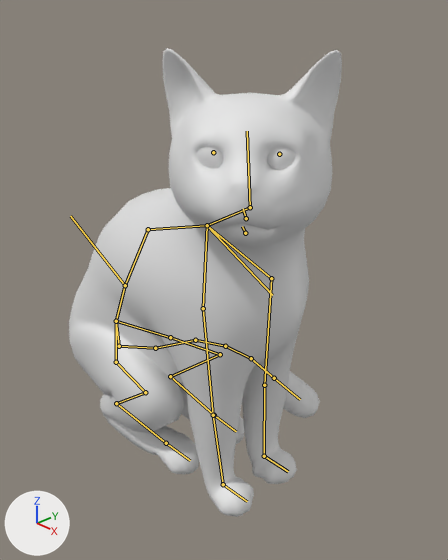
What one commit did to the Blender file blend/Cat/Cat.blend.
Before and after are seen from a 50 mm camera at (0.412, -0.319, 0.414) aimed at (0.037, 0.038, 0.17). Arrows for +X, +Y and +Z are at lower left; the lights stay in place. Both versions are drawn at frame 725 of the action 'Cat_sitting_idle'; the numbers are the values there. The bones that bend it are drawn over the model as lines.

Names of what the first picture shows: 'Cat_low', 'Eye.L', 'Eye.R'.
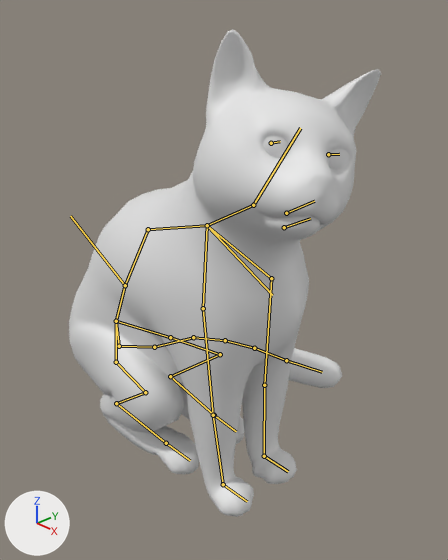
Changed parts and their boxes (x1, y1, x2, y2) in the pictures (448 x 560 px):
'Cat_low', posed (14% wider)
    before: (69, 48, 342, 517)
    after: (69, 29, 381, 517)
'Eye.L', posed
    before: (267, 148, 295, 170)
    after: (328, 149, 350, 170)
bone 'Tail02', root to tip
    before: (119, 346) to (155, 348)
    after: (119, 346) to (154, 347)
bone 'Tail03', root to tip
    before: (155, 348) to (195, 340)
    after: (154, 347) to (193, 337)
bone 'Tail04', root to tip
    before: (195, 340) to (225, 346)
    after: (193, 337) to (225, 340)
bone 'Tail05', root to tip
    before: (225, 346) to (251, 358)
    after: (225, 340) to (254, 348)
bone 'Tail06', root to tip
    before: (251, 358) to (274, 378)
    after: (254, 348) to (286, 360)
bone 'Tail07', root to tip
    before: (274, 378) to (300, 399)
    after: (286, 360) to (322, 372)
bone 'Neck', root to tip
    before: (207, 225) to (250, 207)
    after: (207, 225) to (253, 205)
bone 'Head', root to tip
    before: (250, 207) to (247, 131)
    after: (253, 205) to (300, 128)

The edits, one by one:
Bone 'Tail02' (bone_tail02) turns from (-6, 9, -53) to (-4, 9, -52) degrees about its own x, y and z.
Bone 'Tail03' (bone_tail03) turns from (-10, -3, -25) to (-7, -3, -25) degrees about its own x, y and z.
Bone 'Tail04' (bone_tail04) turns from (-16, 1, -1) to (-10, 1, 0) degrees about its own x, y and z.
Bone 'Tail05' (bone_tail05) turns from (-21, 1, -2) to (-15, 1, -1) degrees about its own x, y and z.
Bone 'Tail06' (bone_tail06) turns from (-28, 1, -3) to (-22, 1, -2) degrees about its own x, y and z.
Bone 'Tail07' (bone_tail07) turns from (0, 0, 0) to (6, -1, 1) degrees about its own x, y and z.
Bone 'Neck' (bone_neck) turns from (0, -14, -12) to (0, -30, -9) degrees about its own x, y and z.
Bone 'Head' (bone_head) turns from (0, -23, -23) to (-7, -1, -9) degrees about its own x, y and z.
